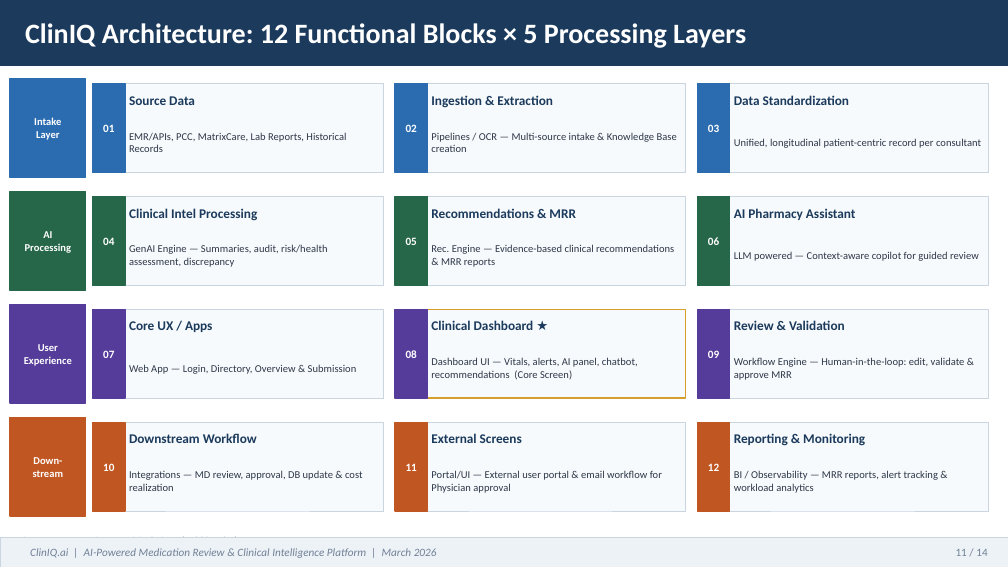
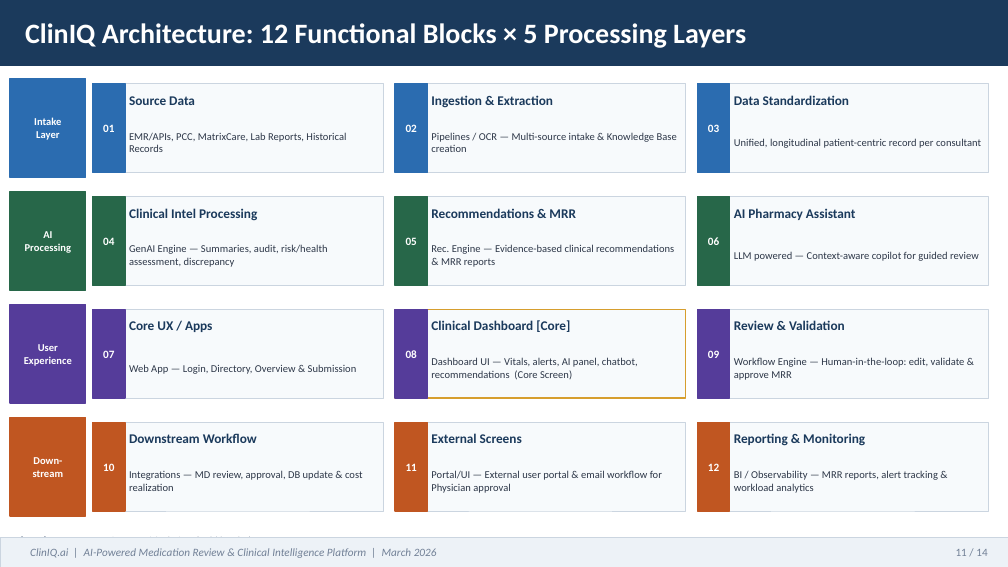
Before and after one commit to jwsmitherman/llm_projects, a slide deck: slide 11 of ClinIQ_AI_Assessment.pptx. Drawn at 1008x567 pixels with LibreOffice and Linux fonts; fonts in the diff are those of the drawing. Boxes give left, top, right and bottom in pixels: in the first picture for what was removed or moved away, otherwise in the second. Text is boxed around its words. In the diff, an @@ line names an element or a change of style, - is before the commit and + after.

```diff
--- a/ClinIQ_AI_Assessment.pptx
+++ b/ClinIQ_AI_Assessment.pptx
@@ text at box(431, 320, 570, 332): text changed @@
-Clinical Dashboard ★
+Clinical Dashboard [Core]
```
Also in this commit, not shown: 8 other slides changed.
